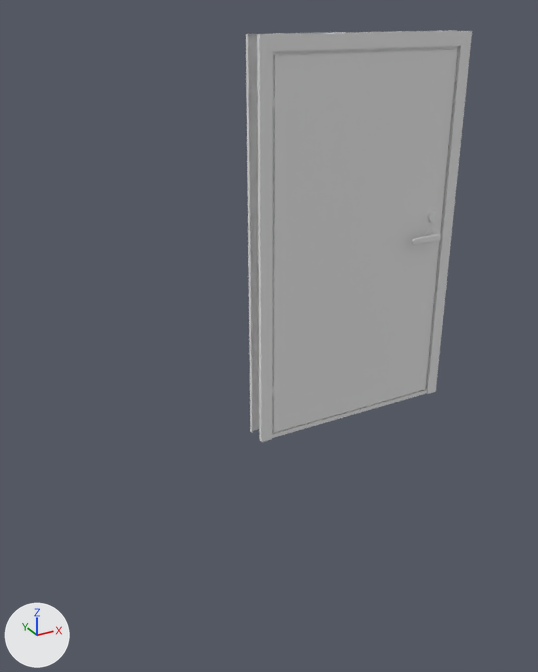
Renders of the FBX model Assets/Models/Placeholders/DOOR_allparts_toscale.fbx from each side of a commit.
The view is the same before and after, from a 50 mm camera at (-2.74, -3.64, 2.5) aimed at (-0.89, -0.29, 0.83). The lights are fixed; the arrows at lower left show +X, +Y and +Z. The older version comes first. Where no turn or scale is listed for an object, it has been applied to the vertices.

The first picture shows 'Door_handle_m', 'Door_handleplate', 'Door_lock', 'Door_placeholder', 'Doorway_frame_inner', 'Doorway_frame_lockframe', 'Doorway_frame_outer', 'Doorway_frame_step' and 1 more.
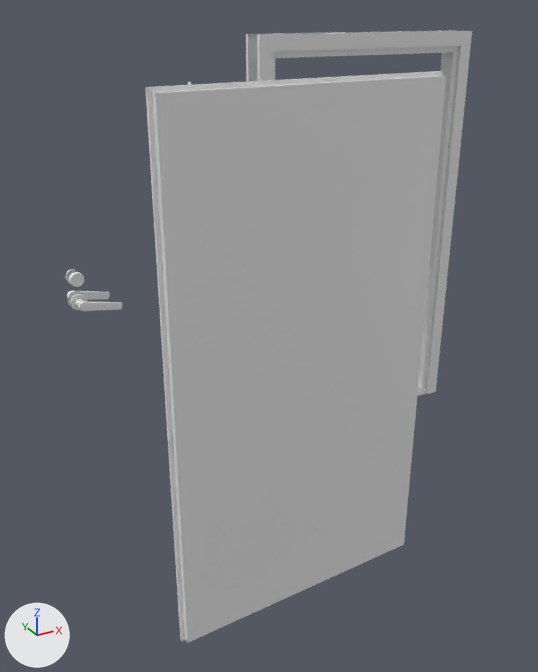
Where the newer file only moved an object's origin or applied its transform, the numbers keep the older frame.

The change in detail:
Object 'Door_handle_m' (ob_door_handle_m) moves from (0.414, 0.019, 1.171) to (-1.894, -0.198, 1.171).
Object 'Door_lock' (ob_door_lock) moves from (0.0, 0.0, 0.0) to (-1.482, -0.158, 0.0).
Object 'Door_placeholder' (ob_door_placeholder) moves from (0.0, 0.0, 0.0) to (-1.417, -1.388, 0.0).
Object 'Door_placeholder' (ob_door_placeholder) turns from (0, 0, 0) to (0, 0, -177) degrees about x, y and z.
Object 'Door_handleplate' (ob_door_handleplate) moves from (0.0, 0.0, 0.0) to (-1.482, -0.158, 0.0).
Object 'Door_handle_f' (ob_door_handle_f) moves from (0.414, 0.019, 1.171) to (-1.894, -0.198, 1.171).

Location of each change, [x1, y1, x2, y2] in pixels of the pictures (538 x 672 px):
'Door_placeholder', moved, turned: before [273, 50, 457, 433]; after [145, 71, 446, 643]
'Door_handle_m', moved: before [412, 232, 441, 245]; after [67, 291, 110, 300]
'Door_handle_f', moved (not visible before): after [75, 299, 123, 311]
'Door_lock', moved, turned: before [428, 211, 438, 223]; after [66, 269, 84, 287]
'Door_handleplate', moved, turned: before [425, 228, 436, 236]; after [68, 291, 87, 310]
'Doorway_frame_lockframe', unchanged, uncovered by the edit: before [272, 46, 458, 433]; after [273, 46, 458, 390]
'Doorway_frame_inner', unchanged, covered by the edit: before [246, 30, 456, 433]; after [246, 30, 456, 82]
